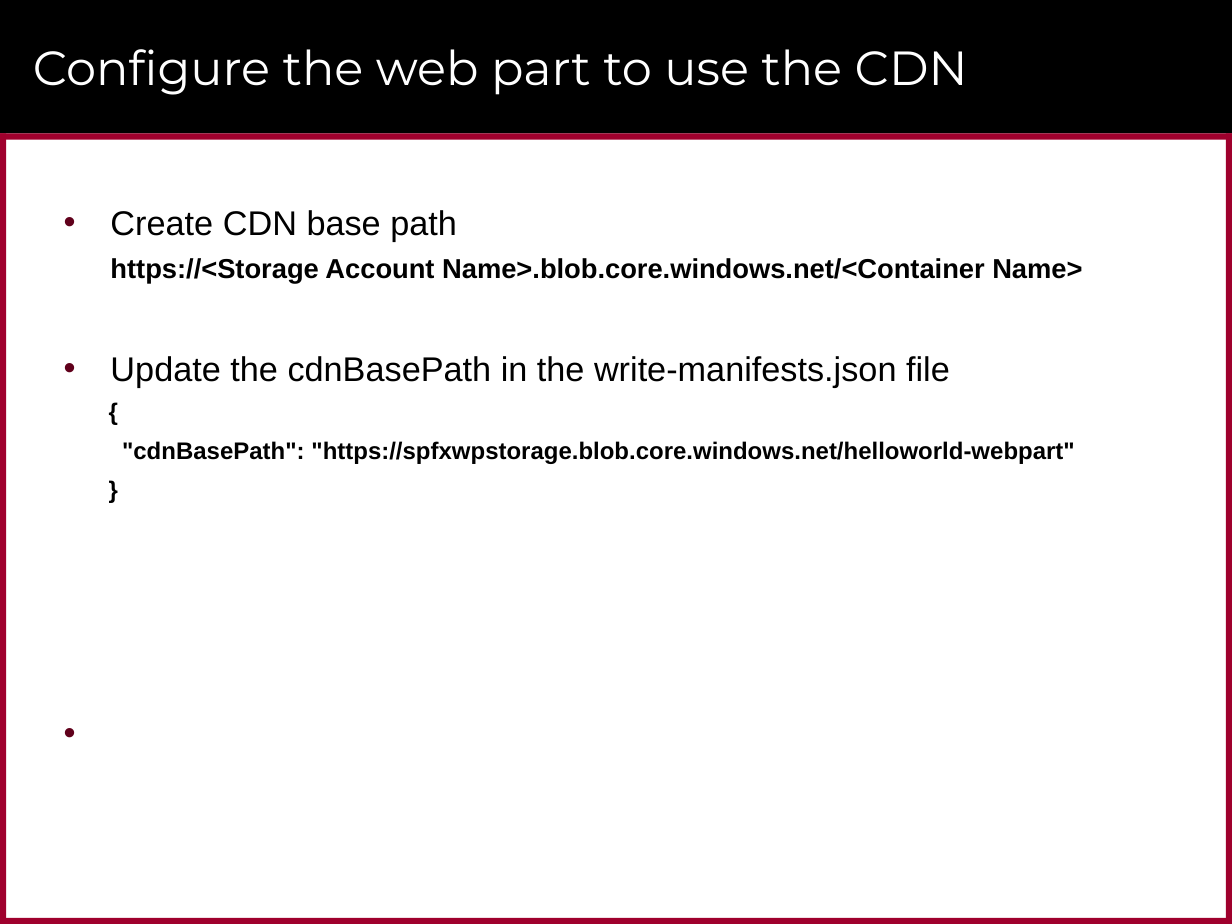
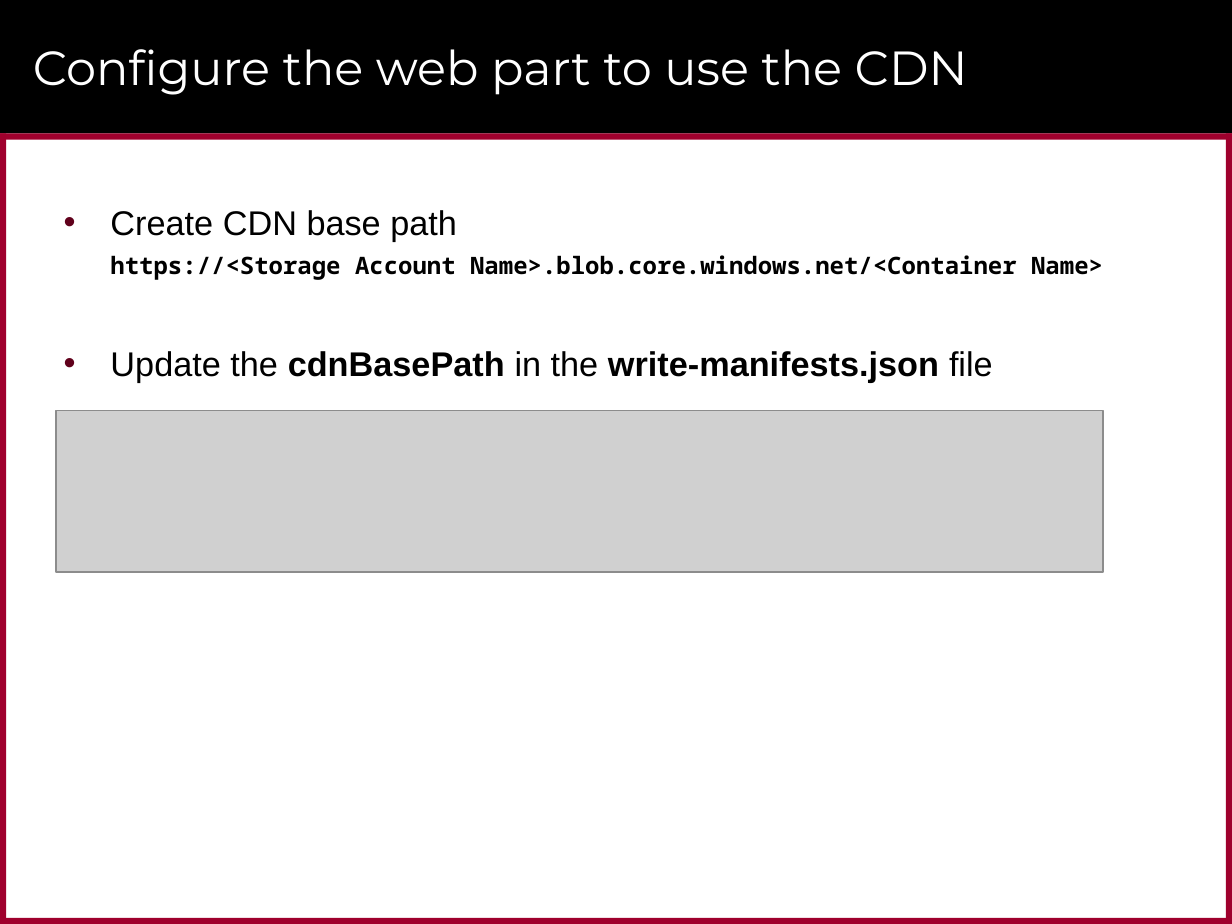
Before and after one commit to CriticalPathTraining/MSD365_Courseware, a slide deck: slide 28 of 06 PackagingAndDeployment.pptx. Drawn at 1232x924 pixels with LibreOffice and Linux fonts; fonts in the diff are those of the drawing; grey boxes stand for pictures; background and template pictures are left out. Boxes give left, top, right and bottom in pixels: in the first picture for what was removed or moved away, otherwise in the second. Text is boxed around its words. In the diff, an @@ line names an element or a change of style, - is before the commit and + after.

```diff
--- a/06 PackagingAndDeployment.pptx
+++ b/06 PackagingAndDeployment.pptx
@@ text at bbox=[110, 255, 1103, 383]: size 16 to 14 pt, font Arial to Noto Sans Mono in "https://<Storage Account Name>.blob.core.windows.net/<Contai ..."; bold on in "cdnBasePath write-manifests.json" @@
@@ picture added at bbox=[55, 410, 1103, 572] @@
@@ text at bbox=[122, 441, 1074, 464]: paragraphs removed @@
-  {
-  "cdnBasePath": "https://spfxwpstorage.blob.core.windows.net/helloworld-webpart"
-  }
```
Also in this commit, not shown: 9 other slides changed, 2 slides added, 10 slides removed, 11 other files.
